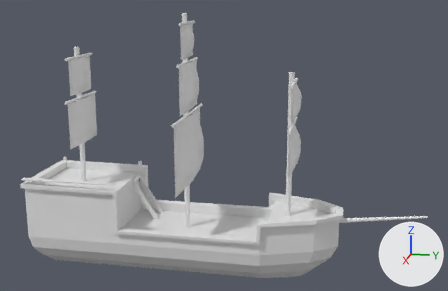
A saved change to the glTF model resources/ship3.glb.
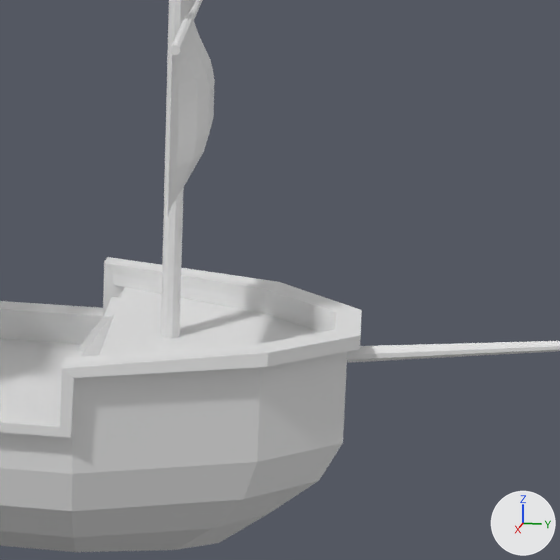
The first picture shows the older version from a 50 mm camera at (24.57, 8.11, 10.57) aimed at (-0.01, 3.19, 4.43). The close-ups show both versions on the part from 53% to 89% of the width and 41% to 96% of the height of that picture; other places that the commit changed are outside them. Lighting does not change. The marker at lower right points along +X, +Y and +Z. Where no turn or scale is listed for an object, it has been applied to the vertices. Vertices at the same position are counted once.
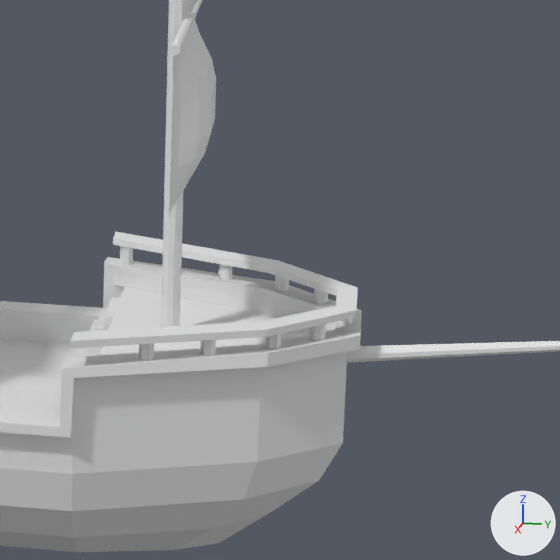
Where the newer file only moved an object's origin or applied its transform, the numbers keep the older frame.

What differs and where, as boxes (x1, y1, x2, y2) in the close-ups (560 x 560 px):
'Cube.017', added
    after: (70, 232, 358, 348)
'Cube.001', reshaped
    before: (168, 21, 215, 215)
    after: (168, 19, 216, 217)
'Cylinder.005', added
    after: (200, 264, 233, 356)
'Cylinder.003', added
    after: (310, 289, 328, 340)
'Cylinder.004', added
    after: (266, 276, 289, 348)
'Cylinder.006', added
    after: (139, 344, 154, 360)
'Cylinder.007', added
    after: (120, 246, 133, 265)
'Cylinder.002', added
    after: (339, 318, 353, 324)
part 1 of me_cube_001, added
    after: (168, 19, 216, 217)

The edits, one by one:
me_cube_001 is used by ob_cube_001; location (4.13, 4.15, 2.19).
me_cube_001 had 81 vertices, 128 faces and spanned x -5.55..-2.74, y 1.84..2.19, z 1.29..3.2.
me_cube_001 now has 162 vertices, 320 faces and spans x -5.55..-2.74, y 1.84..2.21, z 1.29..3.21.
me_cube_001 part 1: 81 vertices added at x -5.55..-2.74, y 1.86..2.21, z 1.29..3.21.
Mesh me_cube_019 is new.
It has 28 vertices, 52 faces and spans x -2.08..2.08, y -3.0..0.12, z -0.04..0.04.
Mesh me_cylinder_007 is new.
It is a 6-sided cylinder along z spanning x -0.073..0.073, y -0.084..0.084, z -0.168..0.168.
Mesh me_cylinder_006 is new.
It consists of a 6-sided cylinder along z spanning x -0.07..0.07, y -0.08..0.08, z -0.14..0.14; a 6-sided cylinder along z spanning x 3.09..3.23, y -0.08..0.08, z -0.14..0.14.
Mesh me_cylinder_005 is new.
It has 24 vertices, 40 faces and spans x -0.07..2.78, y -0.08..0.08, z -0.12..0.12.
Mesh me_cylinder_004 is new.
It consists of a 6-sided cylinder along z spanning x -0.07..0.07, y -0.08..0.08, z -0.12..0.12; a 6-sided cylinder along z spanning x 1.97..2.11, y -0.08..0.08, z -0.12..0.12.
Mesh me_cylinder_003 is new.
It consists of a 6-sided cylinder along z spanning x -0.073..0.073, y -0.084..0.084, z -0.117..0.117; a 6-sided cylinder along z spanning x 1.207..1.353, y -0.084..0.084, z -0.117..0.117.
Object 'Cube.017' (ob_cube_017) is new; it shows me_cube_019.
Its location is (0.0, 7.99, 2.14).
Object 'Cylinder.007' (ob_cylinder_007) is new; it shows me_cylinder_007.
Its location is (-1.83, 5.17, 1.95).
Object 'Cylinder.006' (ob_cylinder_006) is new; it shows me_cylinder_006.
Its location is (-1.58, 5.8, 1.97).
Object 'Cylinder.005' (ob_cylinder_005) is new; it shows me_cylinder_005.
Its location is (-1.35, 6.48, 1.98).
Object 'Cylinder.004' (ob_cylinder_004) is new; it shows me_cylinder_004.
Its location is (-1.02, 7.2, 2.01).
Object 'Cylinder.003' (ob_cylinder_003) is new; it shows me_cylinder_003.
Its location is (-0.64, 7.68, 2.01).
Object 'Cylinder.002' (ob_cylinder_002) is new; it shows a copy of the mesh of ob_cylinder_001.
Its location is (0.0, 7.99, 2.0).
